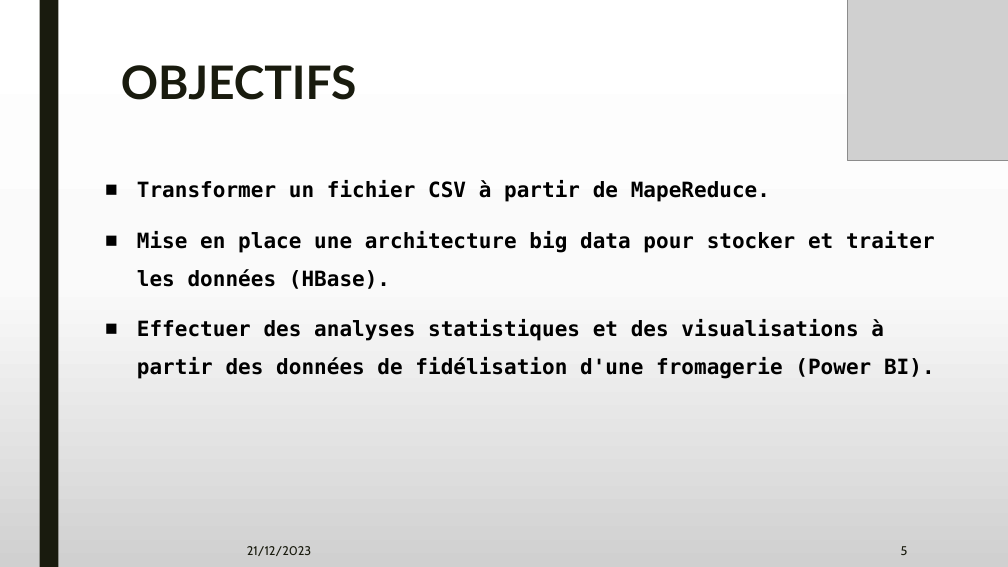
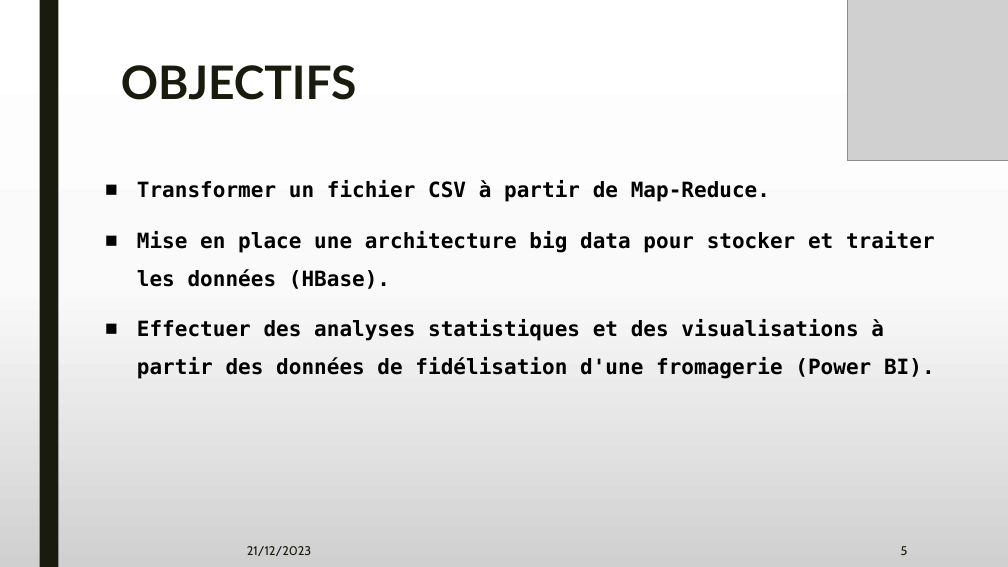
Before and after one commit to Noetiks/Projet-Final, a slide deck: slide 5 of Projet_BigData_Groupe3.pptx. Drawn at 1008x567 pixels with LibreOffice and Linux fonts; fonts in the diff are those of the drawing; grey boxes stand for pictures. Boxes give left, top, right and bottom in pixels: in the first picture for what was removed or moved away, otherwise in the second. Text is boxed around its words. In the diff, an @@ line names an element or a change of style, - is before the commit and + after.

```diff
--- a/Projet_BigData_Groupe3.pptx
+++ b/Projet_BigData_Groupe3.pptx
@@ text at [137, 180, 770, 202]: text changed @@
-■ Transformer un fichier CSV à partir de MapeReduce.
+■ Transformer un fichier CSV à partir de Map-Reduce.
```
Also in this commit, not shown: 4 other slides changed.
